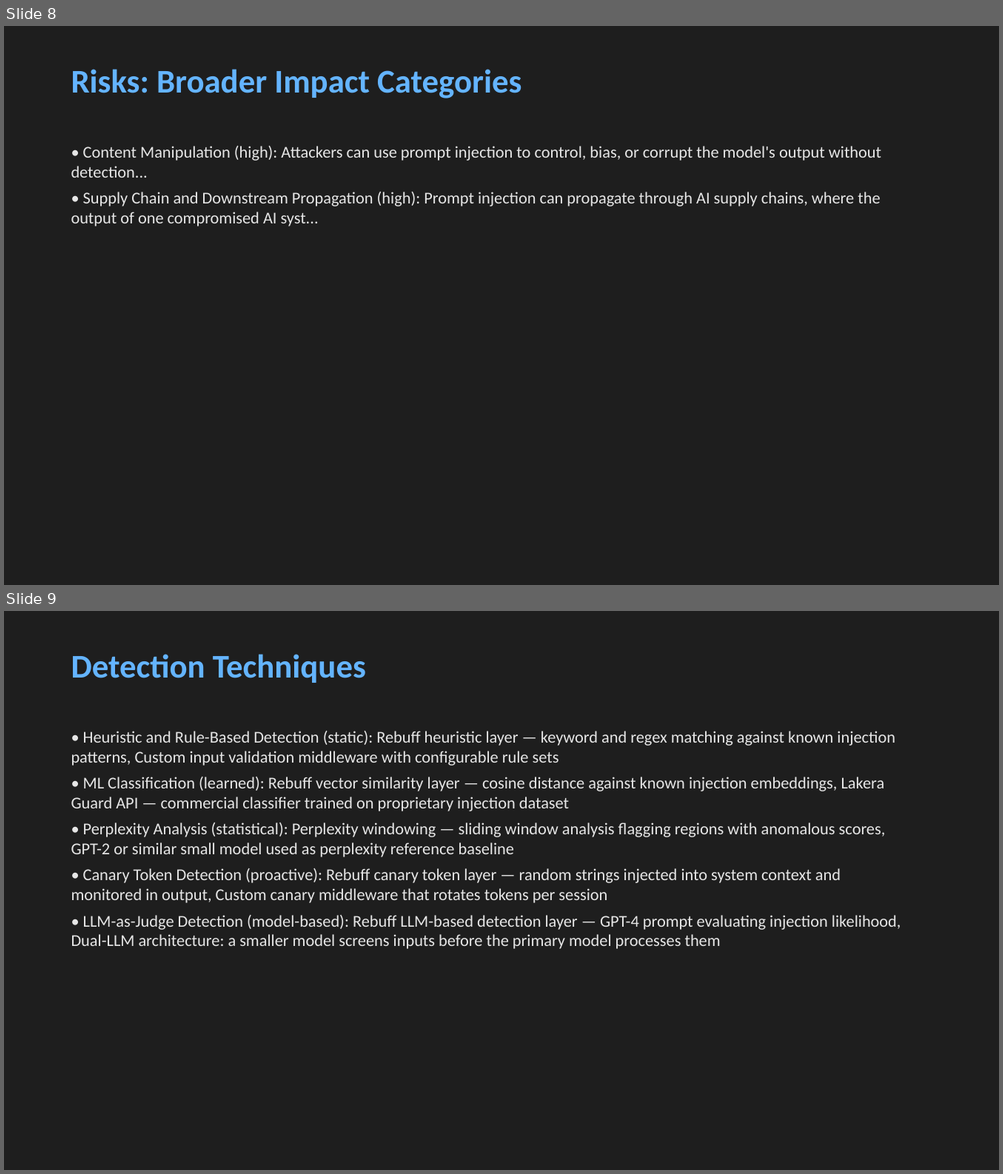
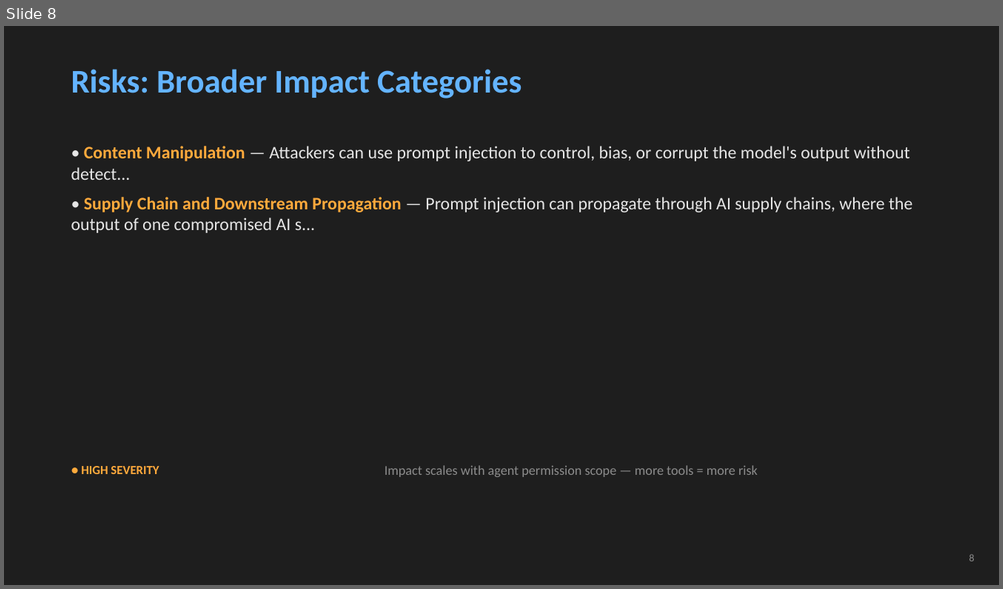
Before and after one commit to edwardjgriggs/prompt-injection-research, a slide deck: output/presentation.pptx. Shown one above the other, each under a label of ours: slides 8 and 9 before the commit, slide 8 after it. The pictures are 1003x1174 and 1003x589 pixels, drawn with LibreOffice and Linux fonts; fonts in the diff are those of the drawing. Boxes give left, top, right and bottom in pixels: in the first picture for what was removed or moved away, otherwise in the second. Text is boxed around its words. In the diff, an @@ line names an element or a change of style, - is before the commit and + after.

Commit message:
Improve research paper and presentation quality
- Add author name (Edward Griggs), CNU, and COVACCI affiliation
- Add APA 7th page numbers, fix Heading 3 italic, fix figure captions
- Add comparison tables for detection techniques and prevention strategies
- Strengthen in-text citations across Risks, Detection, and Discussion
- Rewrite Discussion with flowing analysis instead of formulaic structure
- Enhance Conclusion with specific future direction citations
- Add slide numbers, stat callout (#1 OWASP), severity color coding
- Split detection into two slides, add Questions slide (15 total)
- Shorten slide bullets with accent-colored labels for readability
- Add figure annotations and tradeoff callouts on detection slides

```diff
--- a/output/presentation.pptx
+++ b/output/presentation.pptx
@@ slide 9 removed at bbox=[4, 611, 999, 1170], background #1E1E1E @@
@@ text removed at bbox=[71, 654, 366, 683] @@
-Detection Techniques
@@ text removed at bbox=[71, 731, 901, 949] @@
-• Heuristic and Rule-Based Detection (static): Rebuff heuristic layer — keyword and regex matching against known injection patterns, Custom input validation middleware with configurable rule sets
-• ML Classification (learned): Rebuff vector similarity layer — cosine distance against known injection embeddings, Lakera Guard API — commercial classifier trained on proprietary injection dataset
-• Perplexity Analysis (statistical): Perplexity windowing — sliding window analysis flagging regions with anomalous scores, GPT-2 or similar small model used as perplexity reference baseline
-• Canary Token Detection (proactive): Rebuff canary token layer — random strings injected into system context and monitored in output, Custom canary middleware that rotates tokens per session
-• LLM-as-Judge Detection (model-based): Rebuff LLM-based detection layer — GPT-4 prompt evaluating injection likelihood, Dual-LLM architecture: a smaller model screens inputs before the primary model processes them
@@ slide 8 changed as well @@
@@ text at bbox=[71, 146, 912, 233]: text changed; size 16 to 17 pt @@
-• Content Manipulation (high): Attackers can use prompt injection to control, bias, or corrupt the model's output without detection...
-• Supply Chain and Downstream Propagation (high): Prompt injection can propagate through AI supply chains, where the output of one compromised AI syst...
+• Content Manipulation — Attackers can use prompt injection to control, bias, or corrupt the model's output without detect...
+• Supply Chain and Downstream Propagation — Prompt injection can propagate through AI supply chains, where the output of one compromised AI s...
@@ text added at bbox=[81, 466, 159, 474], 12 pt, text #FFAA3C, bold @@
+● HIGH SEVERITY
@@ text added at bbox=[384, 466, 757, 477], 13 pt, text #8C8C8C @@
+Impact scales with agent permission scope — more tools = more risk
@@ text added at bbox=[969, 554, 974, 562], 10 pt, text #8C8C8C @@
+8
```
Also in this commit, not shown: 5 other slides changed, 9 slides added, 6 other slides removed, 3 other files.
